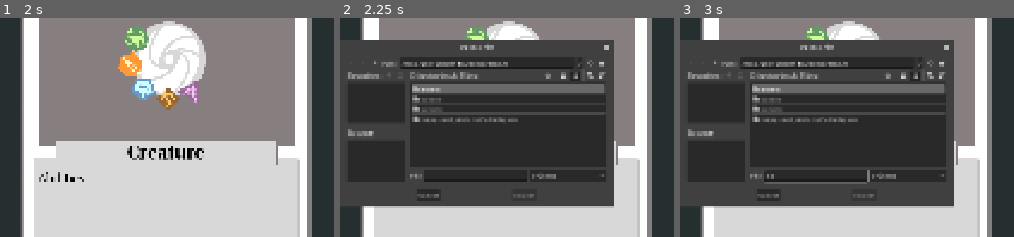
Above: before the commit, frames 1-3 (left to right).
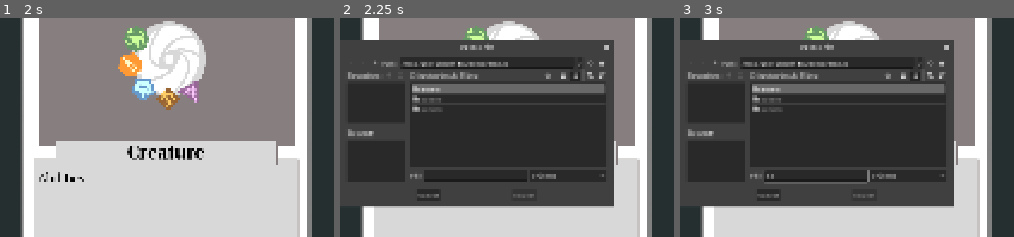
Above: after the commit, the same moments.

Repository: tazzanmc/TCRPG-Editor
Game: Godot game, scene res://scenes/main.tscn
The game is run twice, just before and just after one commit, with the same random seed, the same clock (stepped at 60 frames per second) and the same inputs.
Inputs (mouse positions are % of the whole screen's width and height, from its top left):
- Up to frame 1 (2 s): click "Creature" at 0.5 s; click (20, 32) at 1.25 s
- Up to frame 2 (2.25 s): click "Import" at 2 s
- Up to frame 3 (3 s): click (50, 62) at 2.77 s; type "12" at 2.85 s
The pictures show only the part of the screen within x 30-80%, y 26-76%; the shares and areas given below are measured in that part.

Frame 1 is identical in both runs. In frame 2, 1.2% of the frame differs, in the area x 21-80%, y 20-48%; in frame 3, 1.2%.

Commit message:
3D card mockup

Diff:
--- /dev/null
+++ b/scenes/3d_viewport_test.tscn
@@ -0,0 +1,36 @@
+[gd_scene format=3 uid="uid://cg5a2am3txjg0"]
+
+[ext_resource type="PackedScene" uid="uid://dxdb3bm3kixbg" path="res://scenes/card.tscn" id="1_3owna"]
+
+[sub_resource type="QuadMesh" id="QuadMesh_m1mpe"]
+size = Vector2(7.62, 10.8)
+
+[sub_resource type="ViewportTexture" id="ViewportTexture_3owna"]
+viewport_path = NodePath("CardViewport")
+
+[sub_resource type="StandardMaterial3D" id="StandardMaterial3D_3owna"]
+resource_local_to_scene = true
+transparency = 2
+alpha_scissor_threshold = 0.5
+alpha_antialiasing_mode = 0
+albedo_texture = SubResource("ViewportTexture_3owna")
+
+[node name="3dViewportTest" type="Node3D" unique_id=1518136010]
+process_mode = 3
+transform = Transform3D(-1, 0, -8.742278e-08, 0, 1, 0, 8.742278e-08, 0, -1, 0, 0, 0)
+
+[node name="CardViewport" type="SubViewport" parent="." unique_id=1566125164]
+unique_name_in_owner = true
+transparent_bg = true
+handle_input_locally = false
+gui_embed_subwindows = true
+size = Vector2i(762, 1080)
+render_target_update_mode = 4
+
+[node name="Card" parent="CardViewport" unique_id=358344043 instance=ExtResource("1_3owna")]
+card_json_path = "\"C:\\Users\\tazmi\\Pictures\\TCRPG\\Cards\\tcrpg-card_Abandoned-Automaton.json\""
+
+[node name="MeshInstance3D" type="MeshInstance3D" parent="." unique_id=1948054449]
+transform = Transform3D(1.0000001, 0, 0, 0, 1, 0, 0, 0, 1.0000001, 0, 0, 0)
+mesh = SubResource("QuadMesh_m1mpe")
+surface_material_override/0 = SubResource("StandardMaterial3D_3owna")
--- a/scenes/card_viewer.tscn
+++ b/scenes/card_viewer.tscn
@@ -74,6 +74,15 @@
 script = ExtResource("4_3bfca")
 file_path = "res://scenes/main.tscn"
 
+[node name="LoadedCardsLabel" type="Label" parent="CanvasLayer" unique_id=1010290391]
+unique_name_in_owner = true
+offset_left = 24.0
+offset_top = 72.0
+offset_right = 128.0
+offset_bottom = 92.0
+theme_override_colors/font_shadow_color = Color(0.101960786, 0.101960786, 0.101960786, 0.6)
+text = "Loaded 0 cards"
+
 [connection signal="canceled" from="CardViewerFileDialog" to="." method="_on_card_viewer_file_dialog_canceled"]
 [connection signal="files_selected" from="CardViewerFileDialog" to="." method="_on_card_viewer_file_dialog_files_selected"]
 [connection signal="pressed" from="CanvasLayer/MainButton" to="CanvasLayer/MainButton" method="_on_pressed"]
--- a/scripts/card.gd
+++ b/scripts/card.gd
@@ -1,5 +1,36 @@
 extends Control
 class_name Card
+
+@export var card_json_path : String = Global.default_card
+
+func update_card() -> void:
+	var new_card = Global.parse_json(card_json_path)
+	var art_path : String
+
+	# Set the art file path
+	if new_card.has("Art"):
+		var json_art_path : String = new_card["Art"]
+		art_path = json_art_path
+	else:
+		art_path = Global.default_art
+
+	var art_file = ImageTexture.create_from_image(Image.load_from_file(art_path))
+
+	# Format card
+	change_name(Global.set_or_default(new_card, "Name", ""))
+	change_traits(Global.set_or_default(new_card, "Traits", ""))
+	change_type(Global.set_or_default(new_card, "Type", "Creature"))
+	change_power(str(int(Global.set_or_default(new_card, "Power", 0))))
+	change_health(str(int(Global.set_or_default(new_card, "Health", 0))))
+	change_abilities(Global.set_or_default(new_card, "Abilities", ""))
+	change_art(art_file, Vector2(Global.set_or_default(new_card, "ArtXOffset", 0),Global.set_or_default(new_card, "ArtYOffset", 0)), Global.set_or_default(new_card, "ArtScale", 1.0))
+	change_font_size(Global.set_or_default(new_card, "FontSize", 32.0))
+	change_name_width(Global.set_or_default(new_card, "NameWidth", 10.0))
+	if Global.set_or_default(new_card, "X", false):
+		change_tribute("X")
+	else:
+		change_tribute(str(int(Global.set_or_default(new_card, "Tribute", 1))))
+	change_guids(Global.set_or_default(new_card, "Guilds", [true, true, true, true, true]))
 
 
 func change_name(new_str: String) -> void:
--- a/scripts/card_viewer.gd
+++ b/scripts/card_viewer.gd
@@ -3,6 +3,7 @@
 const main_scene = preload("res://scenes/main.tscn")
 
 var art_path : String = "res://assets/textures/art_placeholder.png"
+var loaded_cards : int = 0
 
 @export var card_scene: PackedScene
 @export var interactive_sub_viewport: PackedScene
@@ -28,7 +29,7 @@
 		var json_art_path : String = card["Art"]
 		art_path = json_art_path
 	else:
-		art_path = "res://assets/textures/art_placeholder.png"
+		art_path = Global.default_art
 
 	art_file = ImageTexture.create_from_image(Image.load_from_file(art_path))
 
@@ -72,8 +73,8 @@
 	if Global.set_or_default(card, "X", false):
 		card_inst.change_tribute("X")
 	else:
-		card_inst.change_tribute(str(int(Global.set_or_default(saved_card, "Tribute", 1))))
-	card_inst.change_guids(Global.set_or_default(saved_card, "Guilds", [true, true, true, true, true]))
+		card_inst.change_tribute(str(int(Global.set_or_default(card, "Tribute", 1))))
+	card_inst.change_guids(Global.set_or_default(card, "Guilds", [true, true, true, true, true]))
 
 
 func _on_card_viewer_file_dialog_files_selected(paths: PackedStringArray) -> void:
@@ -85,6 +86,8 @@
 		for i in paths.size():
 			saved_card = Global.parse_json(paths[i])
 			create_card(paths[i], saved_card, i, cards_per_row)
+			loaded_cards += 1
+			%LoadedCardsLabel.text = ("Loaded " + str(loaded_cards) + " cards")
 
 
 func _on_card_viewer_file_dialog_canceled() -> void:
--- a/scripts/global.gd
+++ b/scripts/global.gd
@@ -1,4 +1,9 @@
+@tool
 extends Node
+class_name G
+
+const default_card : String = "res://assets/default_card.json"
+const default_art : String = "res://assets/textures/art_placeholder.png"
 
 var saved_json : String = "res://assets/default_card.json"
 
--- a/scripts/main.gd
+++ b/scripts/main.gd
@@ -155,7 +155,7 @@
 	save_card()
 	print(dir)
 	var file_name : String = %NameField.text.replace(" ","-").replace(",","").replace(".","").replace("!","").replace(":","").replace("?","")
-	var path : String = dir + "/" + "tcrpg-card_" + file_name + ".json"
+	var path : String = dir + "/" + "tcrpg-card_" + file_name + "_" + saved_card["Type"] + ".json"
 	Global.save_json(saved_card, path)
 
 
--- a/tcrpg-card_Ardorist's-Oath.json
+++ /dev/null
@@ -1 +0,0 @@
-{"Abilities":"Instant.\nChoose one --\n- Create a Serum token.\n- Heal all damage dealt to a creature.\n- Draft 1 [Homunculus].","Art":"C:/Users/tazmi/Pictures/TCRPG/Art/Placeholder/ardorists oath.png","ArtScale":1.0,"ArtXOffset":0.0,"ArtYOffset":0.0,"FontSize":32.0,"Guilds":[true,false,false,false,false],"Health":0.0,"Name":"Ardorist's Oath","NameWidth":10.0,"Power":0.0,"Traits":"","Tribute":3.0,"Type":"Action","X":false}
Not shown, changed: .godotlauncher
